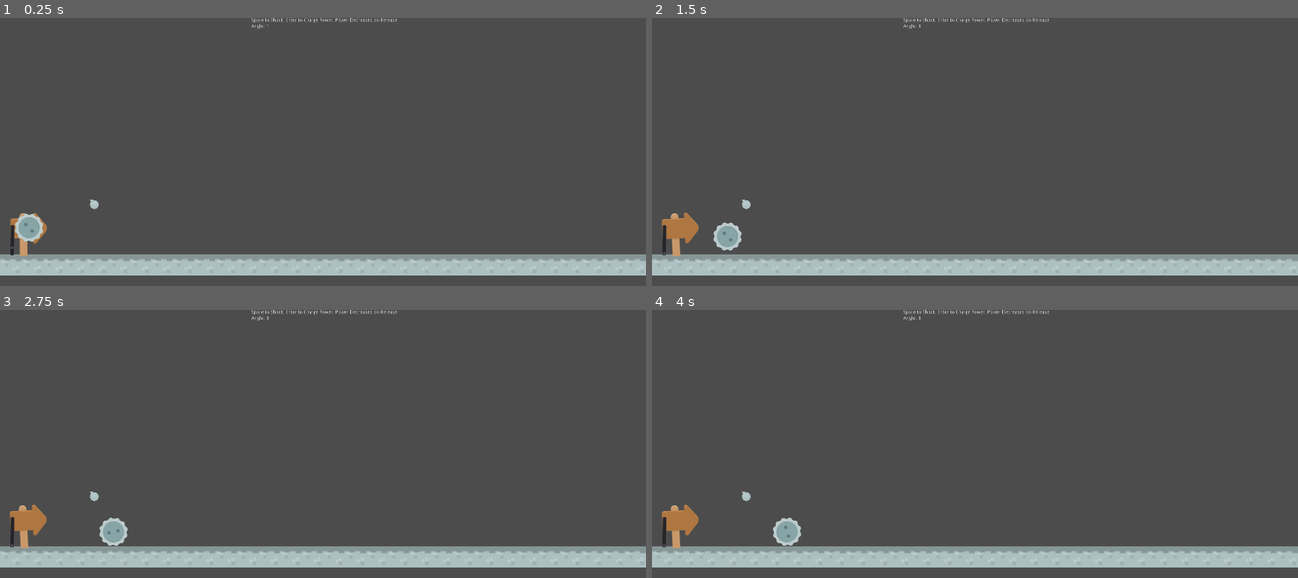
Above: before the commit, frames 1-4 (two rows, left to right).
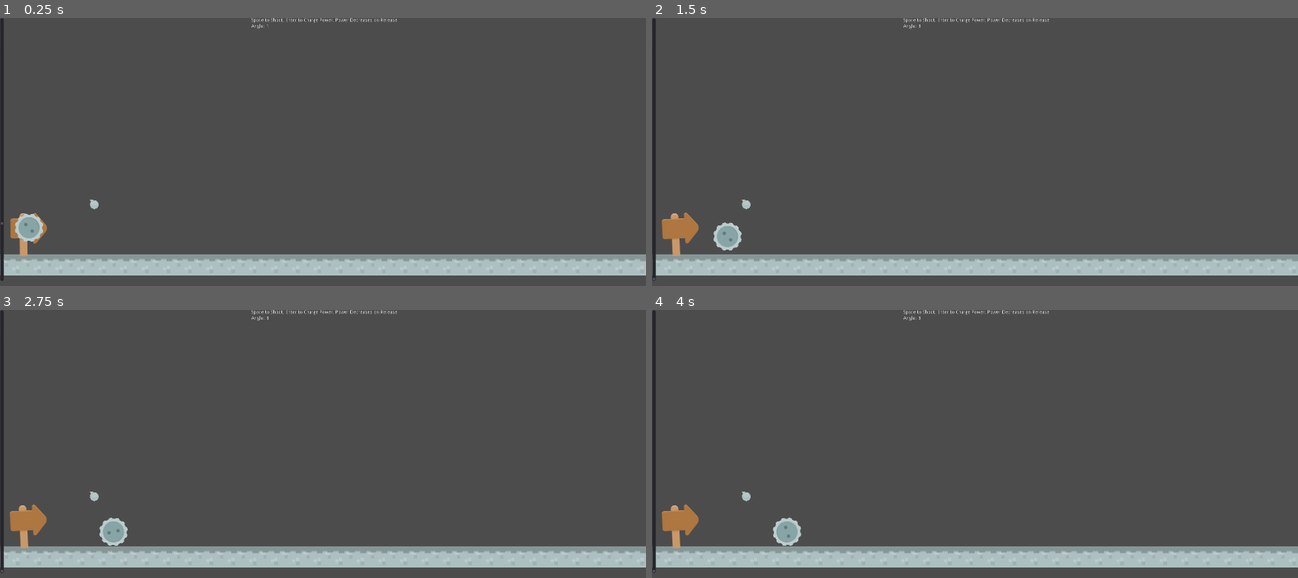
Above: after the commit, the same moments.

Repository: PandorasGit/P1-paroberts
Game: Godot game, scene res://World/World.tscn
Same seed, same stepped clock (60 frames per second), same inputs: the game is played once before the commit and once after it.
Inputs:
- Up to frame 1 (0.25 s): no input
- Up to frame 2 (1.5 s): tap Enter (adjustPower) at 0.5, 1.35 s; tap Space (launch) at 0.6 s
- Up to frame 3 (2.75 s): tap Space (launch) at 1.55, 2.1 s
- Up to frame 4 (4 s): tap Space (launch) at 2.85, 3.8 s; hold Enter (adjustPower) from 3.53 s (still down)

The runs differ from the first frame. In frame 1, 0.4% of the frame differs, in the area x 0-3%, y 0-99%; in frame 2, 0.4%; in frame 3, 0.4%; in frame 4, 0.4%.

Commit message:
Move Power Meter onto HUD Scene

Diff:
--- a/Project/HUD/HUD.gd
+++ b/Project/HUD/HUD.gd
@@ -8,15 +8,20 @@
 
 func _set_launcher(value):
 	launcher = value
-	print(launcher.angle)
 	_update_angle_label(launcher.angle)
-	launcher.connect("angle_changed", self, "_on_World_angle_changed")
+	launcher.connect("angle_changed", self, "_on_Launcher_angle_changed")
+	launcher.connect("power_changed", self, "_on_Launcher_power_changed")
 
 
-func _on_World_angle_changed(new_angle):
+func _on_Launcher_angle_changed(new_angle):
 	_update_angle_label(new_angle)
 
 
 func _update_angle_label(angle):
+	$VBoxContainer/AngleLabel.text = "Angle: %d" % angle
 
-	$VBoxContainer/AngleLabel.text = "Angle: %d" % angle
+func _on_Launcher_power_changed(new_power):
+	_update_power_scroll_bar(new_power)
+
+func _update_power_scroll_bar(power):
+	$PowerMeter.value = power
--- a/Project/HUD/HUD.tscn
+++ b/Project/HUD/HUD.tscn
@@ -25,3 +25,10 @@
 margin_right = 434.0
 margin_bottom = 32.0
 text = "Angle: X"
+
+[node name="PowerMeter" type="VScrollBar" parent="."]
+margin_right = 12.0
+margin_bottom = 784.0
+min_value = -500.0
+max_value = -100.0
+value = -100.0
--- a/Project/Launcher/Launcher.gd
+++ b/Project/Launcher/Launcher.gd
@@ -10,6 +10,16 @@
 export var minPower := 100
 
 signal angle_changed(new_angle)
+signal power_changed(new_power)
+
+
+
+func adjustAngle():
+	if clockwise:
+		rotate_clockwise()
+	else:
+		rotate_counterclockwise()
+	emit_signal("angle_changed", angle)
 
 func rotate_counterclockwise():
 	angle += rotationSpeed
@@ -21,19 +31,12 @@
 	if angle <= 0.0:
 		clockwise = false
 
-func adjustAngle():
-	if clockwise:
-		rotate_clockwise()
-	else:
-		rotate_counterclockwise()
-
-
 
 
 func _process(_delta):
-	emit_signal("angle_changed", angle)
+
 	if not _launched:
-		$PowerMeter.value = -power
+		emit_signal("power_changed", -power)
 		if Input.is_action_pressed("adjustPower") && power <= maxPower:
 			power += powerChangeRate
 		elif power > minPower:
@@ -44,6 +47,6 @@
 			$LauncherSprite/Projectile.gravity_scale = 1
 			$LauncherSprite/Projectile.apply_impulse(Vector2.ZERO, impulse )
 			_launched = true
-			$PowerMeter.value = -minPower
+			emit_signal("power_changed", minPower)
 		adjustAngle()
 		$LauncherSprite.rotation = deg2rad(-angle)
--- a/Project/Launcher/Launcher.tscn
+++ b/Project/Launcher/Launcher.tscn
@@ -15,13 +15,3 @@
 position = Vector2( 0, -20 )
 rotation = 0.785398
 gravity_scale = 0.0
-
-[node name="PowerMeter" type="VScrollBar" parent="."]
-margin_left = -55.4977
-margin_top = -28.0357
-margin_right = -43.4977
-margin_bottom = 63.9643
-min_value = -500.0
-max_value = -100.0
-value = -100.0
-custom_step = 1.0
